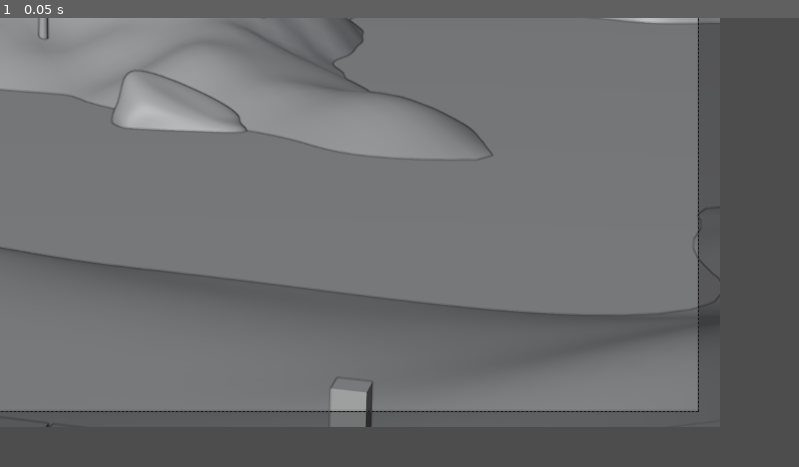
Above: before the commit, frame 1.
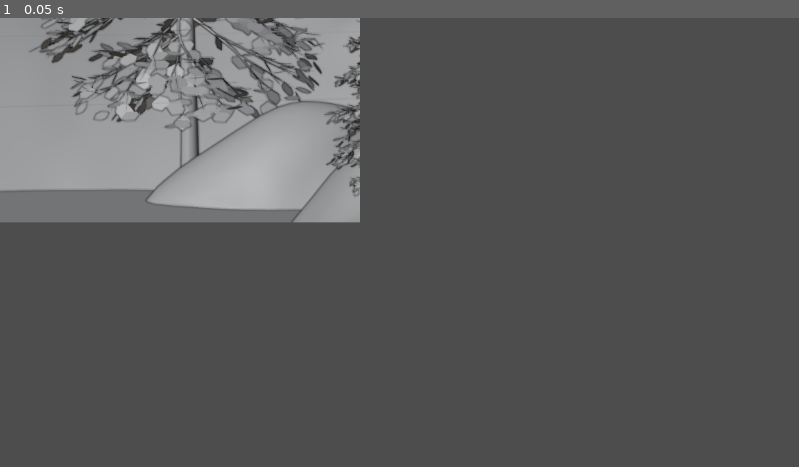
Above: after the commit, the same moment.

Repository: ZwergB/Sand_Witch
Game: Godot game, scene res://global.tscn
Two runs of this game, one before a commit and one after it. Both use one fixed random seed, a clock stepped at 60 frames per second and the inputs below.
Inputs:
- Up to frame 1 (0.05 s): no input

The runs differ from the first frame. In frame 1, 64% of the frame differs, in the area x 0-91%, y 0-92%.

Commit message:
added ingrediants

Diff:
--- a/global.gd
+++ b/global.gd
@@ -2,7 +2,7 @@
 class Potion:
 	var index = 0
 	var succeeded = false
-	var recepy = [0,0]
+	var recipe = [0,0]
 	var color
 	var potionName = ""
 
@@ -10,13 +10,21 @@
 	var index = 0
 	var position = [0,0]
 	var ingredientName = ""
+	func _init(_index,_position,_ingredientName):
+		index = _index
+		position = _position
+		ingredientName = _ingredientName
+var inventory = []
 
-var ingredients = [Ingredient.new(), Ingredient.new(), Ingredient.new(),
-Ingredient.new(), Ingredient.new()]
+
+var ingredients = [Ingredient.new(0,[2,3],"Glühwürmchen Sekret"), Ingredient.new(1,[4,-1],"Blut"), Ingredient.new(2,[0,0],"Mondblume"),
+Ingredient.new(3,[0,-3],"Rückenflosse einer Rotfeder"), Ingredient.new(4,[0,-2],"Fledermausflügel"), Ingredient.new(5,[2,-2],"Giftdrüse einer Schwarzen Wittve"), Ingredient.new(6,[-2,0],"Froschschenkel eines Grasfrosches")]
+
+var moonPhase = 0
 
 # Called when the node enters the scene tree for the first time.
 func _ready():
-	pass # Replace with function body.
+	pass
 
 
 # Called every frame. 'delta' is the elapsed time since the previous frame.
--- a/global.tscn
+++ b/global.tscn
@@ -1,11 +1,12 @@
-[gd_scene load_steps=3 format=3 uid="uid://cixomavwldddw"]
+[gd_scene load_steps=4 format=3 uid="uid://cixomavwldddw"]
 
 [ext_resource type="Script" path="res://global.gd" id="1_8y5fg"]
 [ext_resource type="PackedScene" uid="uid://bxm53uj0wdlb2" path="res://outside.tscn" id="2_iouhe"]
-[ext_resource type="PackedScene" uid="uid://7f0c5075mi8c" path="res://inside.tscn" id="2_vp58w"]
+[ext_resource type="PackedScene" path="res://inside.tscn" id="2_vp58w"]
 
 [node name="global" type="Node2D"]
 script = ExtResource("1_8y5fg")
 
 [node name="outside" parent="." instance=ExtResource("2_iouhe")]
+
 [node name="inside" parent="." instance=ExtResource("2_vp58w")]
--- a/outside.gd
+++ b/outside.gd
@@ -1,11 +1,43 @@
 extends Node2D
 
+@onready var global = get_parent()
+@onready var time1 = $Timer1
+@onready var time2 = $Timer2
+@onready var background = $Sprite2D
 
+var moonPhase
 # Called when the node enters the scene tree for the first time.
 func _ready():
-	pass # Replace with function body.
-
+	moonPhase = global.moonPhase
+	background.frame = moonPhase
 
 # Called every frame. 'delta' is the elapsed time since the previous frame.
 func _process(delta):
 	pass
+
+
+func _on_timer_1_timeout():
+	if moonPhase == 0:
+		moon0()
+	if moonPhase == 1:
+		moon1()
+	if moonPhase == 2:
+		moon2()
+	if moonPhase == 3:
+		moon3()
+
+
+func _on_timer_2_timeout():
+	pass # Replace with function body.
+
+func moon0():
+	pass
+
+func moon1():
+	pass
+
+func moon2():
+	pass
+
+func moon3():
+	pass
--- a/outside.tscn
+++ b/outside.tscn
@@ -8,3 +8,15 @@
 
 [node name="Sprite2D" type="Sprite2D" parent="."]
 texture = ExtResource("1_kpu0y")
+hframes = 2
+vframes = 2
+
+[node name="Timer1" type="Timer" parent="."]
+wait_time = 3.0
+autostart = true
+
+[node name="Timer2" type="Timer" parent="."]
+autostart = true
+
+[connection signal="timeout" from="Timer1" to="." method="_on_timer_1_timeout"]
+[connection signal="timeout" from="Timer2" to="." method="_on_timer_2_timeout"]
